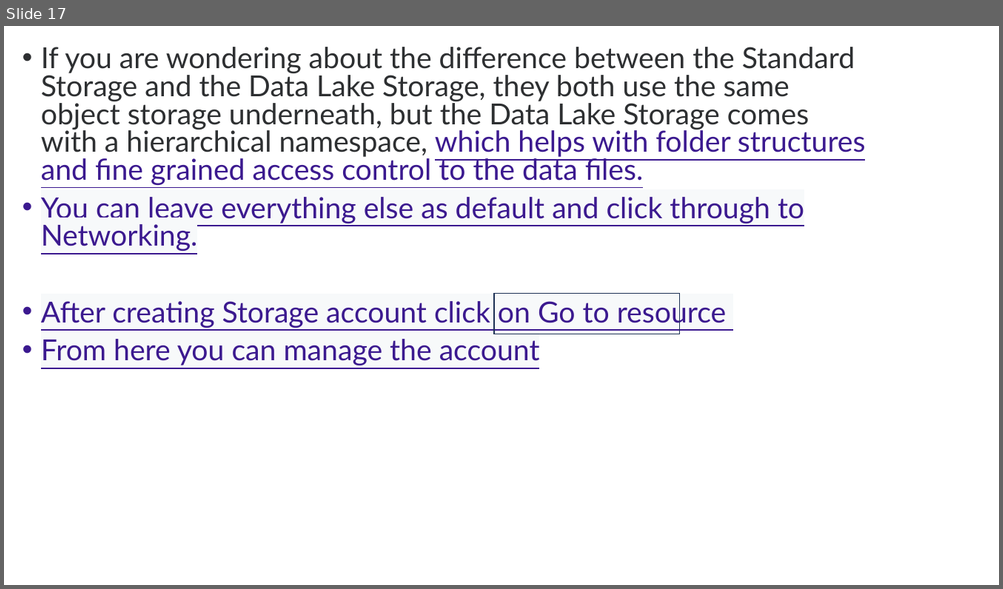
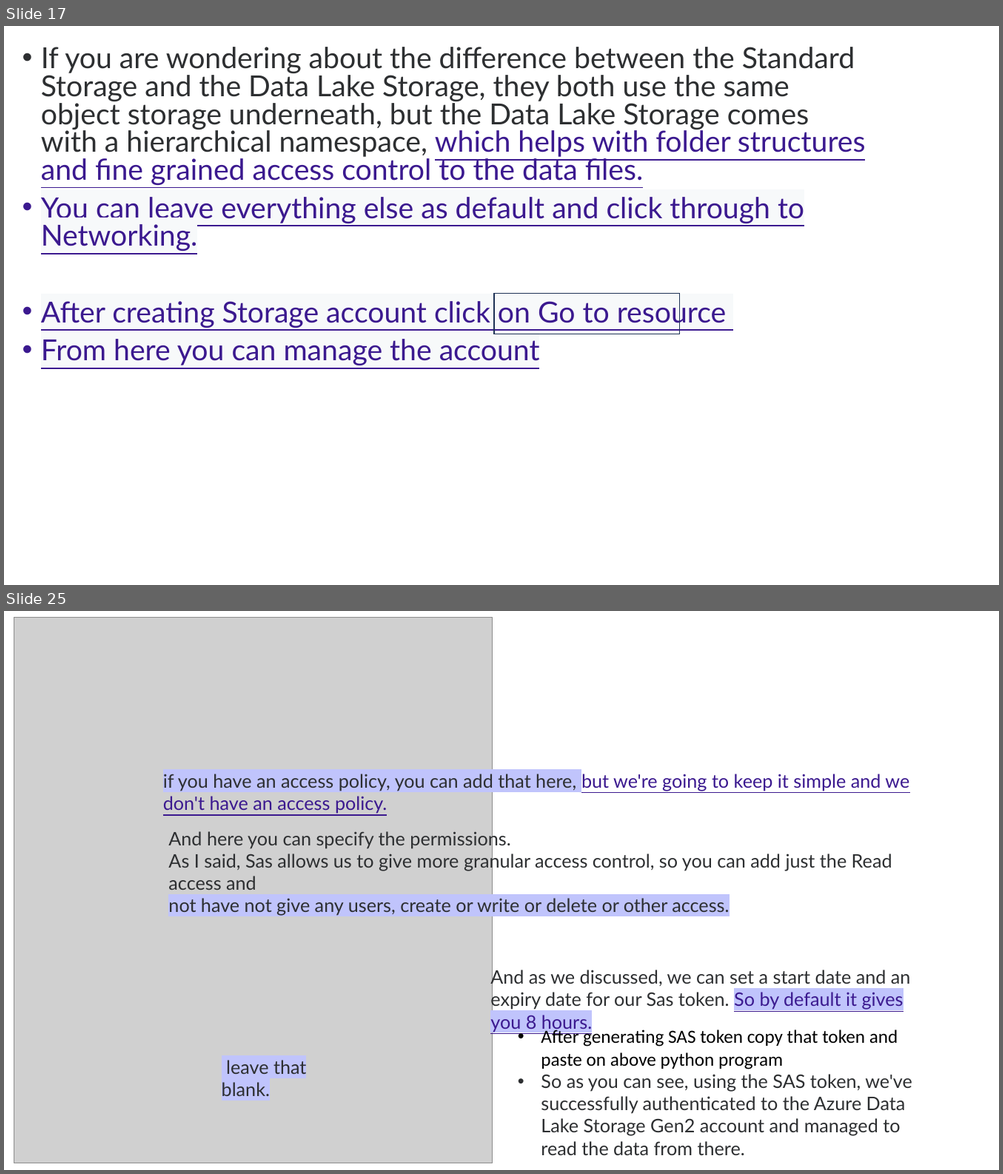
Before and after one commit to Hamza20203064/QuantumFlow-Databricks-ETL, a slide deck: Azure Databricks.pptx. Shown one above the other, each under a label of ours: slide 17 before the commit, slides 17 and 25 after it; the slides between them are not shown. The pictures are 1003x589 and 1003x1174 pixels, drawn with LibreOffice and Linux fonts; fonts in the diff are those of the drawing; grey boxes stand for pictures. Boxes give left, top, right and bottom in pixels: in the first picture for what was removed or moved away, otherwise in the second. Text is boxed around its words. In the diff, an @@ line names an element or a change of style, - is before the commit and + after.

Commit message:
Ingestion of data into the ingested or the processed layer.

```diff
--- a/Azure Databricks.pptx
+++ b/Azure Databricks.pptx
@@ slide 25 added at (x1=4, y1=611, x2=999, y2=1170), background #FFFFFF @@
@@ picture added at (x1=14, y1=618, x2=492, y2=1164) @@
@@ text added at (x1=163, y1=774, x2=909, y2=814), 18 pt, text #3B198F, underline @@
+if you have an access policy, you can add that here, but we're going to keep it simple and we don't have an access policy.
@@ text added at (x1=168, y1=829, x2=892, y2=916), 18 pt, text #2D2F31 @@
+And here you can specify the permissions.
+As I said, Sas allows us to give more granular access control, so you can add just the Read access and
+not have not give any users, create or write or delete or other access.
@@ text added at (x1=490, y1=968, x2=910, y2=1032), 18 pt, text #2D2F31 @@
+And as we discussed, we can set a start date and an expiry date for our Sas token. So by default it gives you 8 hours.
@@ text added at (x1=540, y1=1028, x2=912, y2=1156), 18 pt, text #2D2F31 @@
+• After generating SAS token copy that token and paste on above python program
+• So as you can see, using the SAS token, we've successfully authenticated to the Azure Data Lake Storage Gen2 account and managed to read the data from there.
@@ text added at (x1=222, y1=1060, x2=306, y2=1096), 18 pt, text #2D2F31 @@
+leave that blank.
```
Also in this commit, not shown: 4 slides changed, 32 other slides added, 22 other files.
